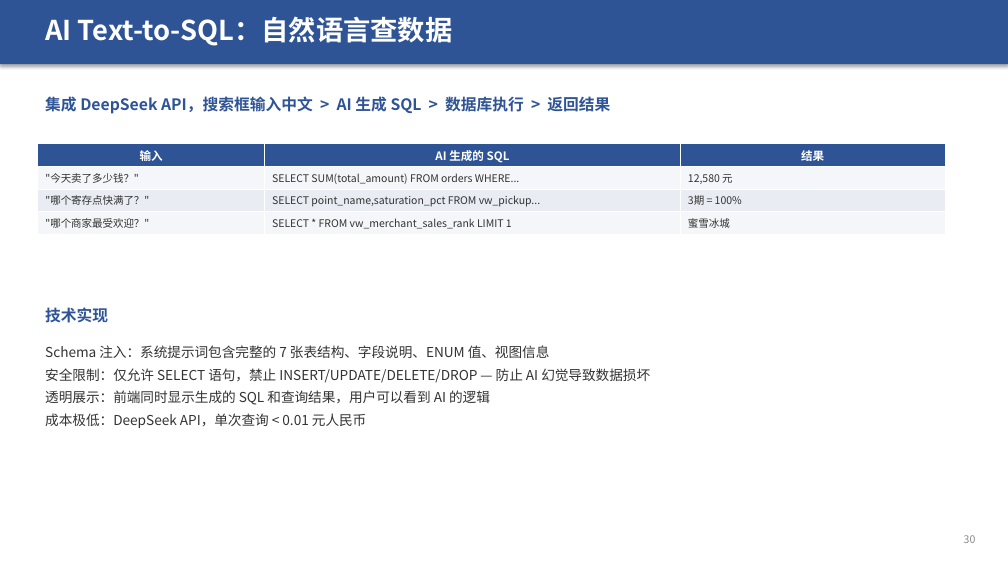
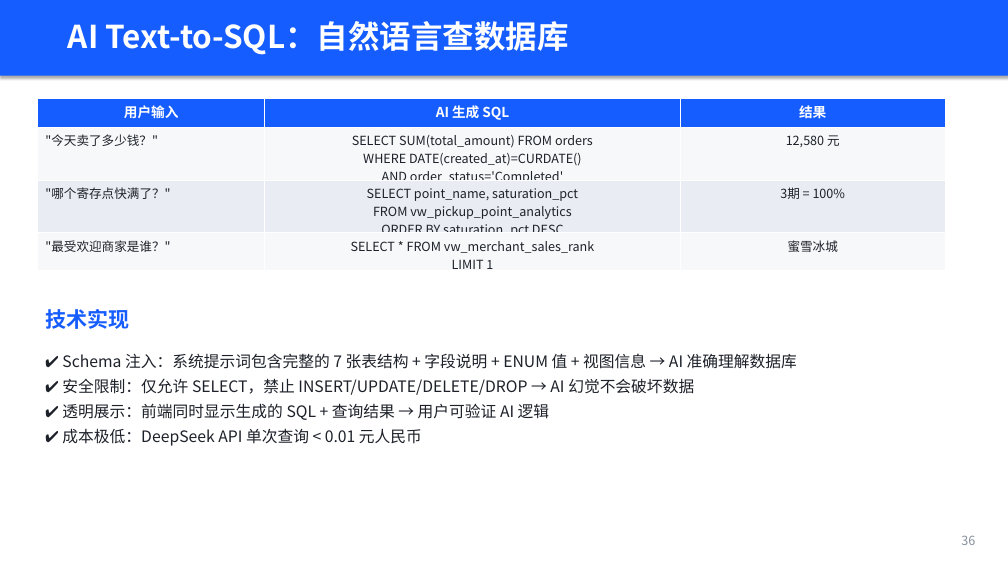
Before and after one commit to sou1maker/database, a slide deck: slide 36 of 校园外卖两段式配送系统_答辩汇报.pptx (slide 30 before the commit). Drawn at 1008x567 pixels with LibreOffice and Linux fonts; fonts in the diff are those of the drawing. Boxes give left, top, right and bottom in pixels: in the first picture for what was removed or moved away, otherwise in the second. Text is boxed around its words. In the diff, an @@ line names an element or a change of style, - is before the commit and + after.

```diff
--- a/校园外卖两段式配送系统_答辩汇报.pptx
+++ b/校园外卖两段式配送系统_答辩汇报.pptx
@@ rectangle resized from (x1=0, y1=0, x2=1008, y2=64) to (x1=0, y1=0, x2=1008, y2=76) @@
@@ rectangle at (x1=0, y1=0, x2=1008, y2=76): fill #2F5496 to #165DFF @@
@@ text at (x1=68, y1=21, x2=569, y2=55): text changed; size 26 to 30 pt @@
-AI Text-to-SQL：自然语言查数据
+AI Text-to-SQL：自然语言查数据库
@@ table at (x1=38, y1=98, x2=945, y2=273) @@
-row 1, column 1: 输入
+row 1, column 1: 用户输入
-row 1, column 2: AI 生成的 SQL
+row 1, column 2: AI 生成 SQL
-row 2, column 2: SELECT SUM(total_amount) FROM orders WHERE...
+row 2, column 2: SELECT SUM(total_amount) FROM orders / WHERE DATE(created_at)=CURDATE() / AND order_status='Completed'
-row 3, column 2: SELECT point_name,saturation_pct FROM vw_pickup...
+row 3, column 2: SELECT point_name, saturation_pct / FROM vw_pickup_point_analytics / ORDER BY saturation_pct DESC
@@ row 4, column 1: ""哪个商家最受欢迎？"" to ""最受欢迎商家是谁？"" @@
-row 4, column 2: SELECT * FROM vw_merchant_sales_rank LIMIT 1
+row 4, column 2: SELECT * FROM vw_merchant_sales_rank / LIMIT 1
@@ fill #2F5496 to #165DFF in row 1 @@
@@ fill #F4F6F9 to #F7F8FA in 6 cells @@
@@ size 11 to 13 pt in "结果" @@
@@ size 10 to 12 pt, text colour #333333 to #1D2129 in ""今天卖了多少钱？"", "12,580 元", ""哪个寄存点快满了？"", "3期 = 100%" and 1 more places @@
@@ alignment left to centre @@
@@ table resized from (x1=38, y1=144, x2=945, y2=234) to (x1=38, y1=98, x2=945, y2=273) @@
@@ text removed at (x1=45, y1=94, x2=610, y2=115) @@
-集成 DeepSeek API，搜索框输入中文 > AI 生成 SQL > 数据库执行 > 返回结果
@@ text "技术实现" at (x1=45, y1=309, x2=129, y2=329): size 15 to 20 pt, text colour #2F5496 to #165DFF; more space between paragraphs @@
@@ text at (x1=62, y1=353, x2=797, y2=446): text changed; size 13 to 15 pt; text colour #333333 to #1D2129 @@
-Schema 注入：系统提示词包含完整的 7 张表结构、字段说明、ENUM 值、视图信息
-安全限制：仅允许 SELECT 语句，禁止 INSERT/UPDATE/DELETE/DROP — 防止 AI 幻觉导致数据损坏
-透明展示：前端同时显示生成的 SQL 和查询结果，用户可以看到 AI 的逻辑
-成本极低：DeepSeek API，单次查询 < 0.01 元人民币
+✔ Schema 注入：系统提示词包含完整的 7 张表结构 + 字段说明 + ENUM 值 + 视图信息 → AI 准确理解数据库
+✔ 安全限制：仅允许 SELECT，禁止 INSERT/UPDATE/DELETE/DROP → AI 幻觉不会破坏数据
+✔ 透明展示：前端同时显示生成的 SQL + 查询结果 → 用户可验证 AI 逻辑
+✔ 成本极低：DeepSeek API 单次查询 < 0.01 元人民币
@@ text added at (x1=961, y1=535, x2=975, y2=545), 12 pt, text #86909C @@
+36
@@ text removed at (x1=964, y1=535, x2=976, y2=543) @@
-30
```
Also in this commit, not shown: 32 other slides changed, 14 slides added, 9 slides removed, 1 other file.
